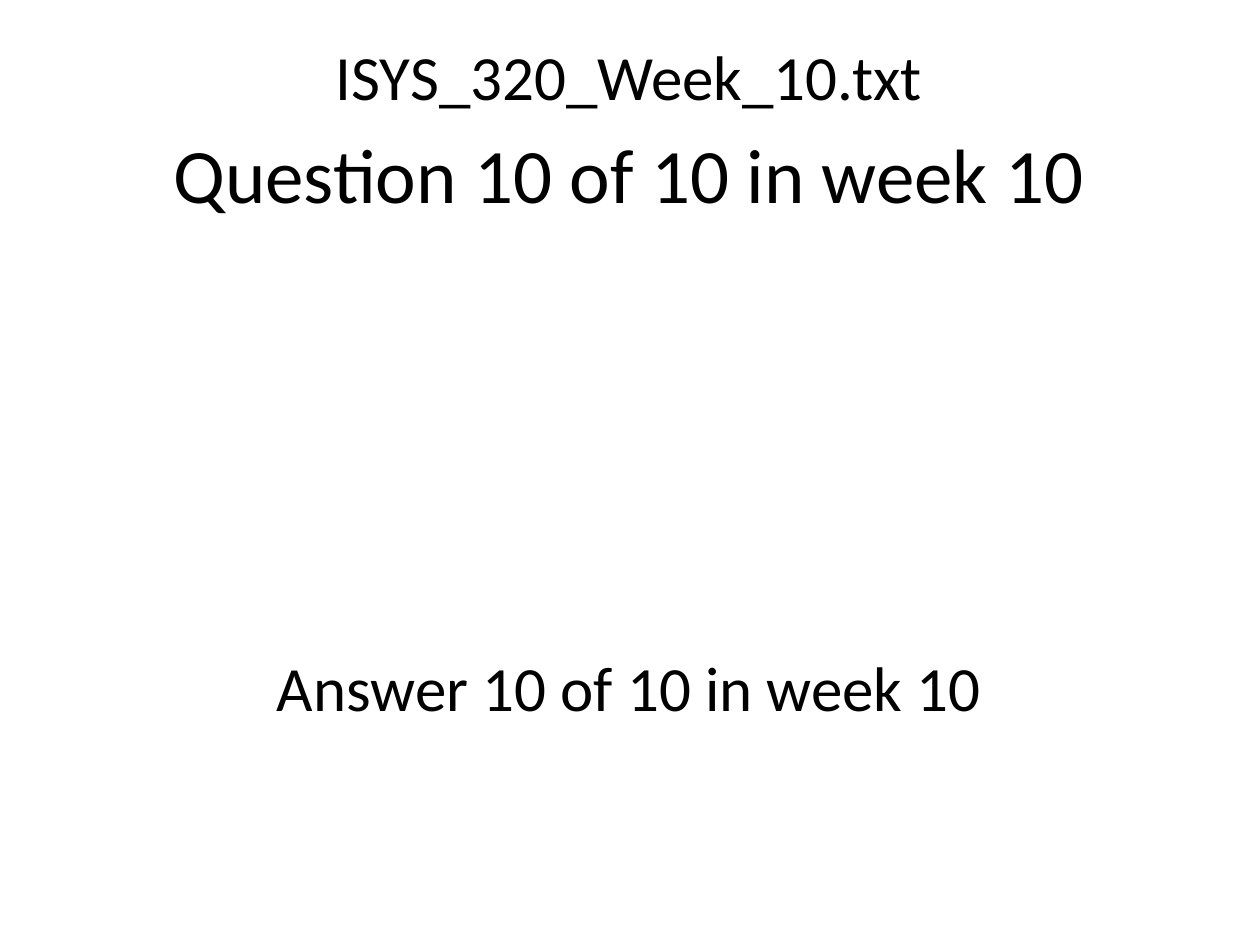
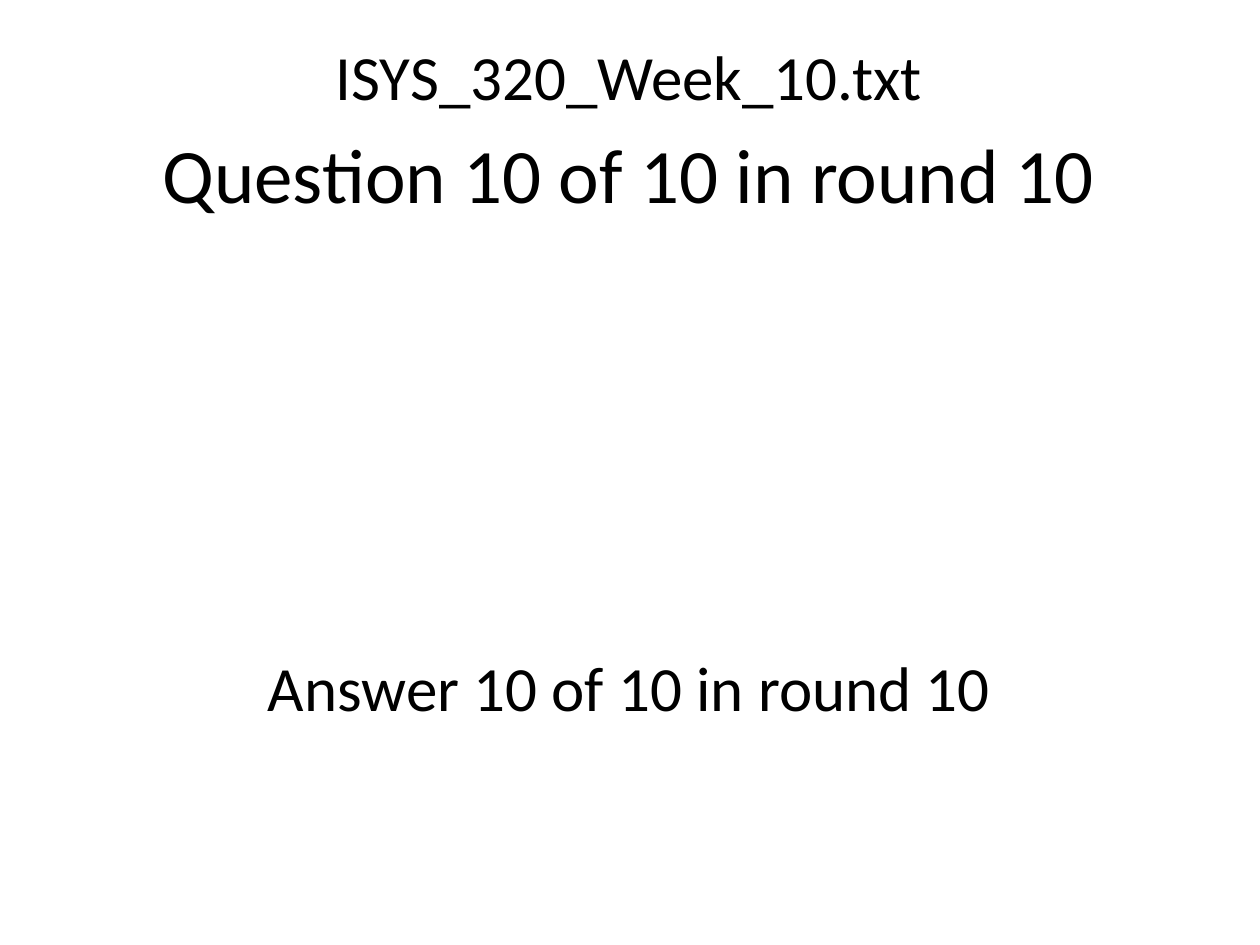
Before and after one commit to Maryville-SP2018-ISYS-320-1W/trivia-night-creator-dstonemary, a slide deck: slide 22 of TriviaNight.pptx. Drawn at 1260x945 pixels with LibreOffice and Linux fonts; fonts in the diff are those of the drawing. Boxes give left, top, right and bottom in pixels: in the first picture for what was removed or moved away, otherwise in the second. Text is boxed around its words. In the diff, an @@ line names an element or a change of style, - is before the commit and + after.

Commit message:
Week 6 : Project Assignment #2

```diff
--- a/TriviaNight.pptx
+++ b/TriviaNight.pptx
@@ text at bbox=[163, 149, 1094, 214]: text changed @@
-Question 10 of 10 in week 10
+Question 10 of 10 in round 10
@@ text at bbox=[268, 667, 990, 712]: text changed @@
-Answer 10 of 10 in week 10
+Answer 10 of 10 in round 10
```
Also in this commit, not shown: 99 other slides changed, 1 other file.
